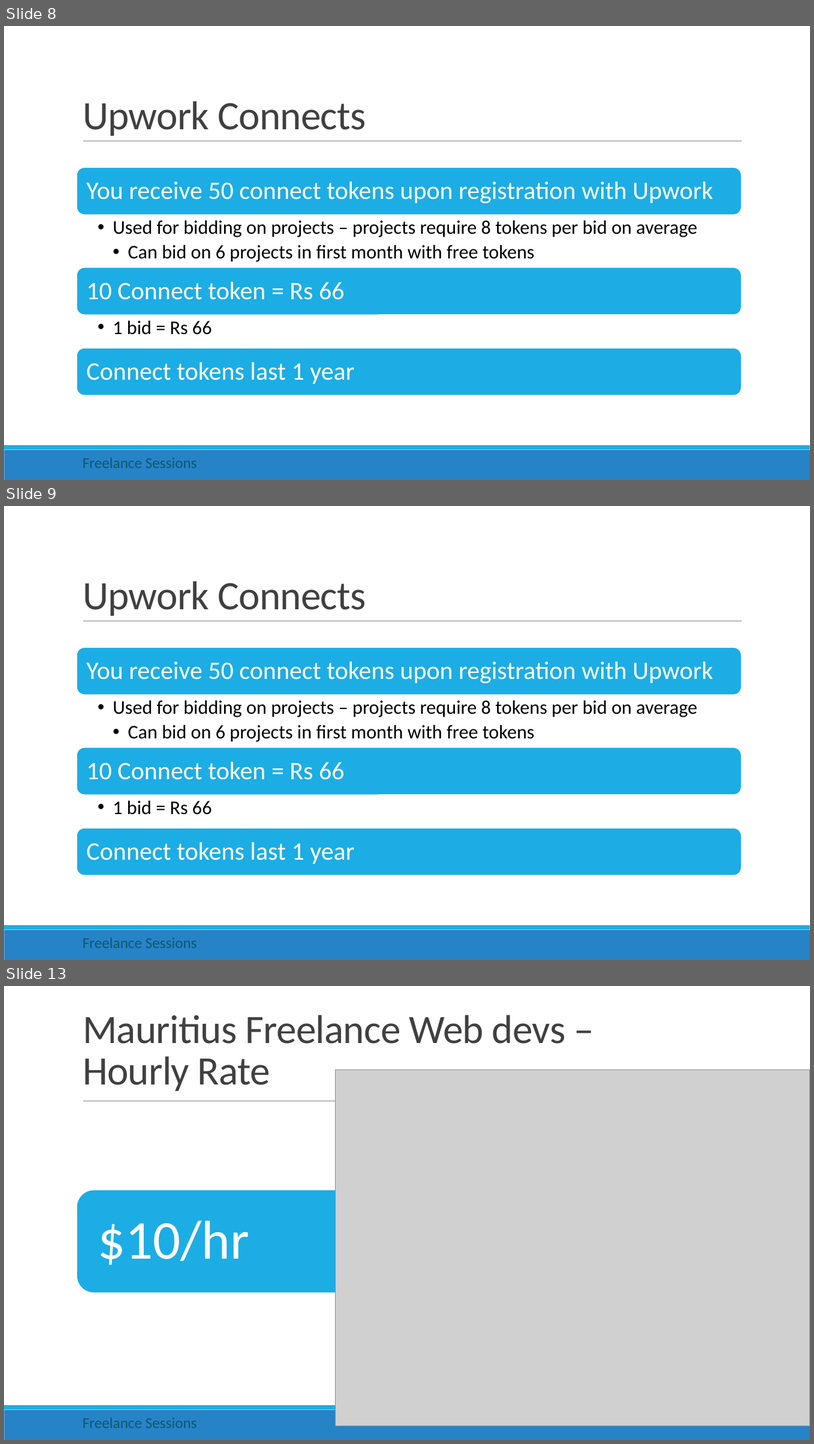
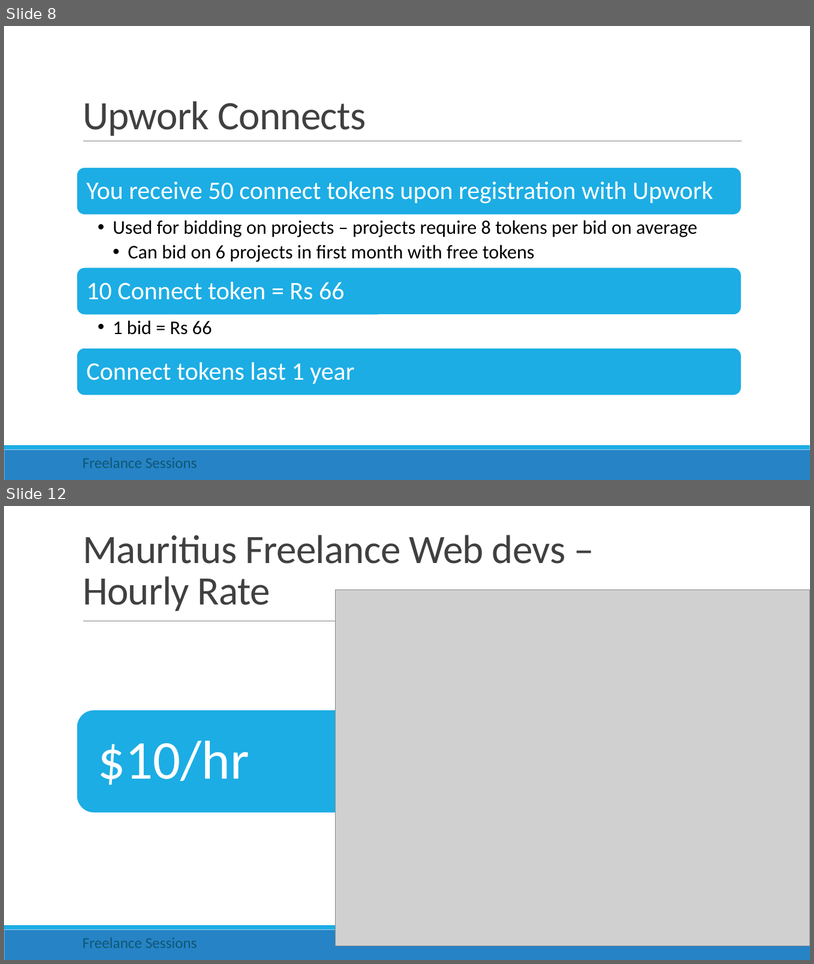
Before and after one commit to rishigujadhur1/Slides, a slide deck: Freelancing/Freelance Session 1.pptx. Shown one above the other, each under a label of ours: slides 8, 9 and 13 before the commit, slides 8 and 12 after it; the slides between them are not shown. The pictures are 814x1444 and 814x964 pixels, drawn with LibreOffice and Linux fonts; fonts in the diff are those of the drawing; grey boxes stand for pictures. Boxes give left, top, right and bottom in pixels: in the first picture for what was removed or moved away, otherwise in the second. Text is boxed around its words. In the diff, an @@ line names an element or a change of style, - is before the commit and + after.

Commit message:
Service proposal and Interview tips from Upwork

```diff
--- a/Freelancing/Freelance Session 1.pptx
+++ b/Freelancing/Freelance Session 1.pptx
@@ slide 9 removed at box(4, 506, 810, 960), background #FFFFFF; not listed: 3 template elements that a slide beside it also shows @@
@@ title removed at box(83, 581, 366, 616) @@
-Upwork Connects
@@ group removed at box(77, 647, 742, 876): 5 texts, 3 rounded rectangles @@
-You receive 50 connect tokens upon registration with Upwork
-  • Used for bidding on projects – projects require 8 tokens per bid on average
-    • Can bid on 6 projects in first month with free tokens
-10 Connect token = Rs 66
-  • 1 bid = Rs 66
-Connect tokens last 1 year
@@ text removed at box(83, 937, 197, 948) @@
-Freelance Sessions
@@ what was slide 13 is now slide 12 @@
```
Also in this commit, not shown: 4 slides changed, 3 slides added.
